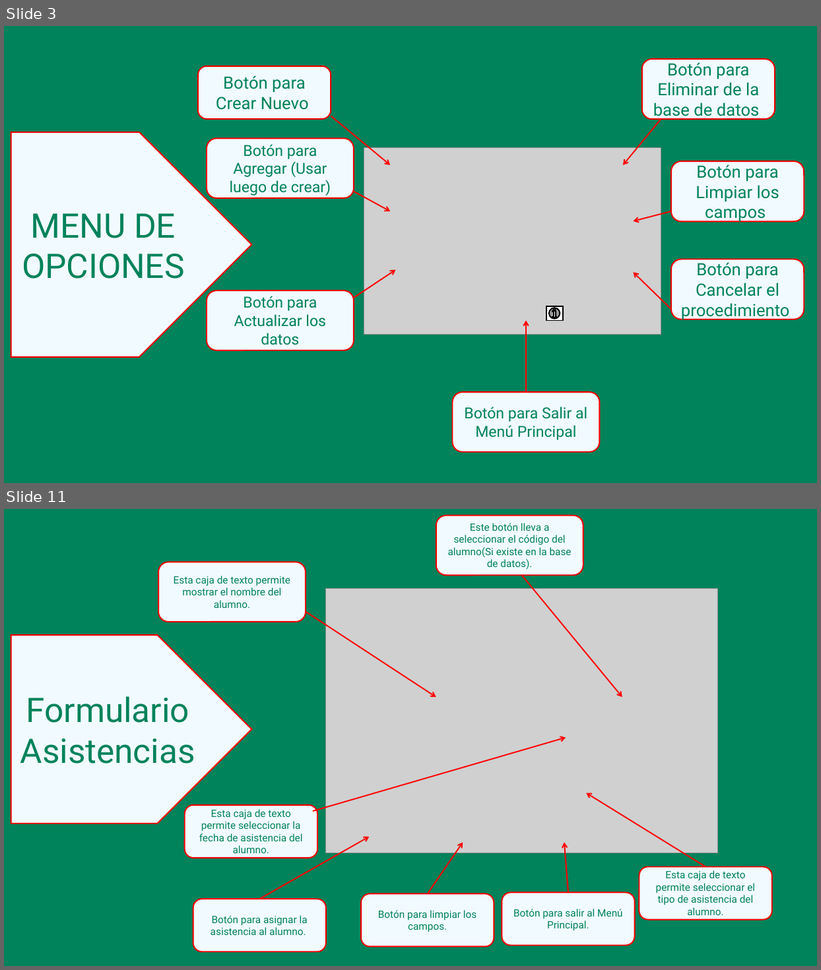
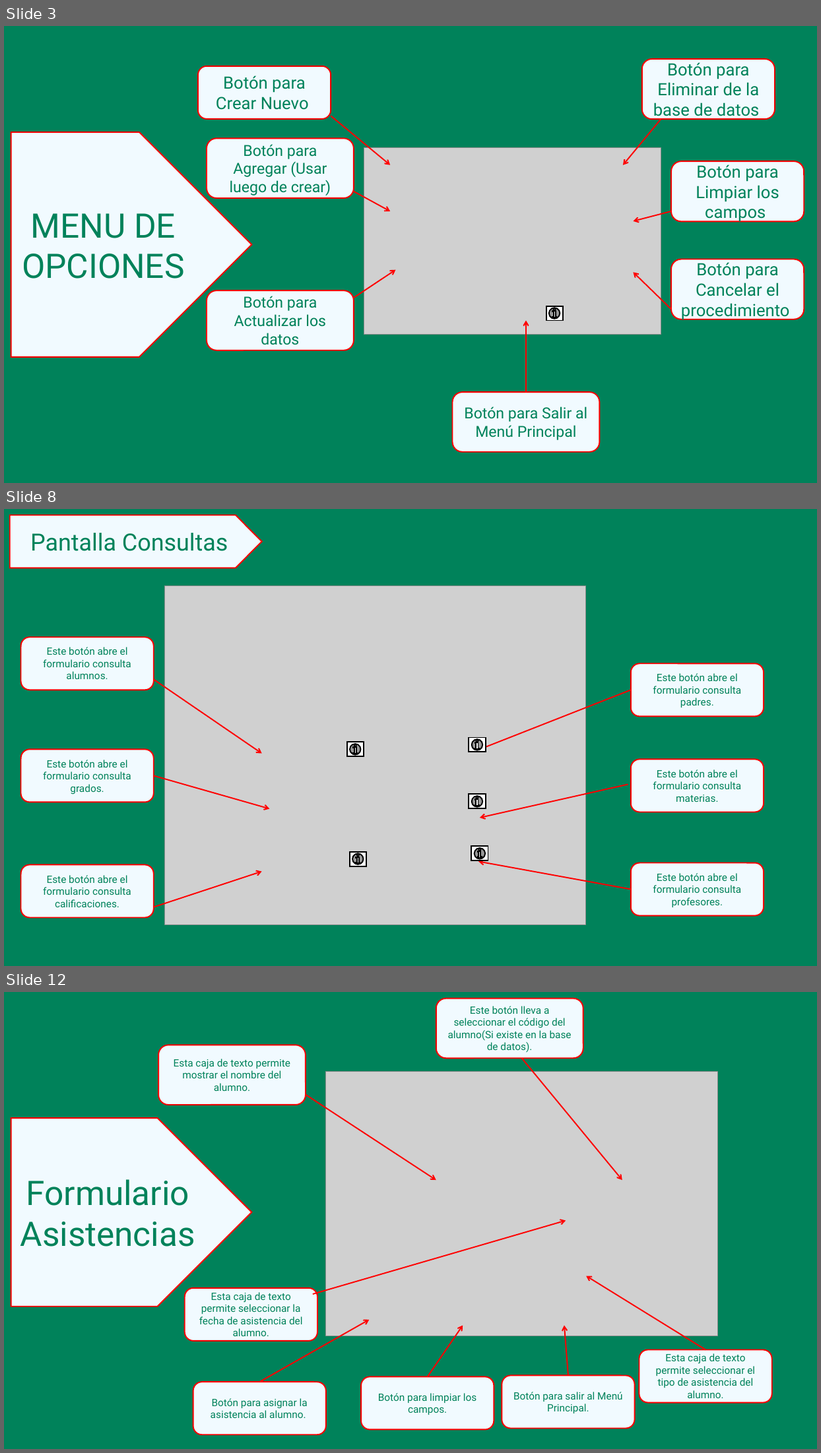
Before and after one commit to SamuelMedina07/ProyectoColegioSala1, a slide deck: ManualUsuario.pptx. Shown one above the other, each under a label of ours: slides 3 and 11 before the commit, slides 3, 8 and 12 after it; the slides between them are not shown. The pictures are 821x970 and 821x1453 pixels, drawn with LibreOffice and Linux fonts; fonts in the diff are those of the drawing; grey boxes stand for pictures. Boxes give left, top, right and bottom in pixels: in the first picture for what was removed or moved away, otherwise in the second. Text is boxed around its words. In the diff, an @@ line names an element or a change of style, - is before the commit and + after.

```diff
--- a/ManualUsuario.pptx
+++ b/ManualUsuario.pptx
@@ slide 8 added at <box>4,509,817,966</box>, background #00825A @@
@@ pentagon arrow added at <box>9,515,261,568</box>, fill #F1FAFF, outline #FF0000 1.5 pt, 28 pt, text #00825A @@
+Pantalla Consultas
@@ picture added at <box>165,586,587,925</box> @@
@@ rounded rectangle added at <box>21,637,154,690</box>, fill #F1FAFF, outline #FF0000 1.5 pt, 12 pt, text #00825A @@
+Este botón abre el formulario consulta alumnos.
@@ rounded rectangle added at <box>631,664,764,717</box>, fill #F1FAFF, outline #FF0000 1.5 pt, 12 pt, text #00825A @@
+Este botón abre el formulario consulta padres.
@@ arrow added from (153, 680) to (262, 754), #FF0000 1.5 pt @@
@@ arrow added from (631, 690) to (480, 749), #FF0000 1.5 pt @@
@@ action button information added at <box>347,742,363,757</box>, fill #FFFFFF, outline #000000 1.5 pt @@
@@ action button information added at <box>469,738,485,753</box>, fill #FFFFFF, outline #000000 1.5 pt @@
@@ rounded rectangle added at <box>21,749,154,803</box>, fill #F1FAFF, outline #FF0000 1.5 pt, 12 pt, text #00825A @@
+Este botón abre el formulario consulta grados.
@@ rounded rectangle added at <box>631,760,764,813</box>, fill #F1FAFF, outline #FF0000 1.5 pt, 12 pt, text #00825A @@
+Este botón abre el formulario consulta materias.
@@ arrow added from (153, 776) to (269, 809), #FF0000 1.5 pt @@
@@ arrow added from (628, 785) to (480, 819), #FF0000 1.5 pt @@
@@ action button information added at <box>469,795,485,809</box>, fill #FFFFFF, outline #000000 1.5 pt @@
@@ action button information added at <box>350,852,366,867</box>, fill #FFFFFF, outline #000000 1.5 pt @@
@@ action button information added at <box>472,846,488,861</box>, fill #FFFFFF, outline #000000 1.5 pt @@
@@ arrow added from (631, 890) to (479, 861), #FF0000 1.5 pt @@
@@ rounded rectangle added at <box>631,863,764,916</box>, fill #F1FAFF, outline #FF0000 1.5 pt, 12 pt, text #00825A @@
+Este botón abre el formulario consulta profesores.
@@ rounded rectangle added at <box>21,865,154,918</box>, fill #F1FAFF, outline #FF0000 1.5 pt, 12 pt, text #00825A @@
+Este botón abre el formulario consulta calificaciones.
@@ arrow added from (153, 908) to (262, 872), #FF0000 1.5 pt @@
@@ what was slide 11 is now slide 12 @@
```
Also in this commit, not shown: 9 slides changed, 5 other slides added.
